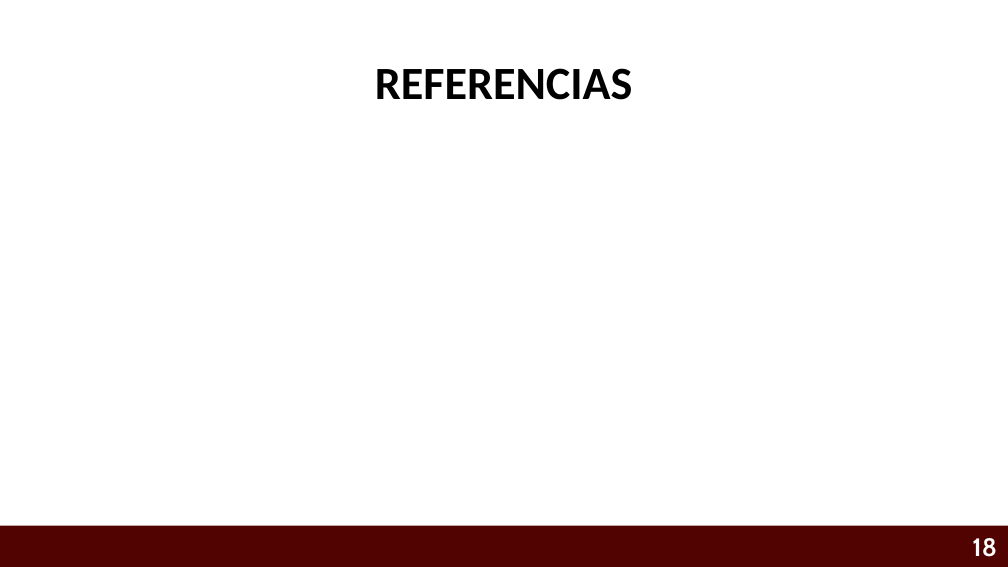
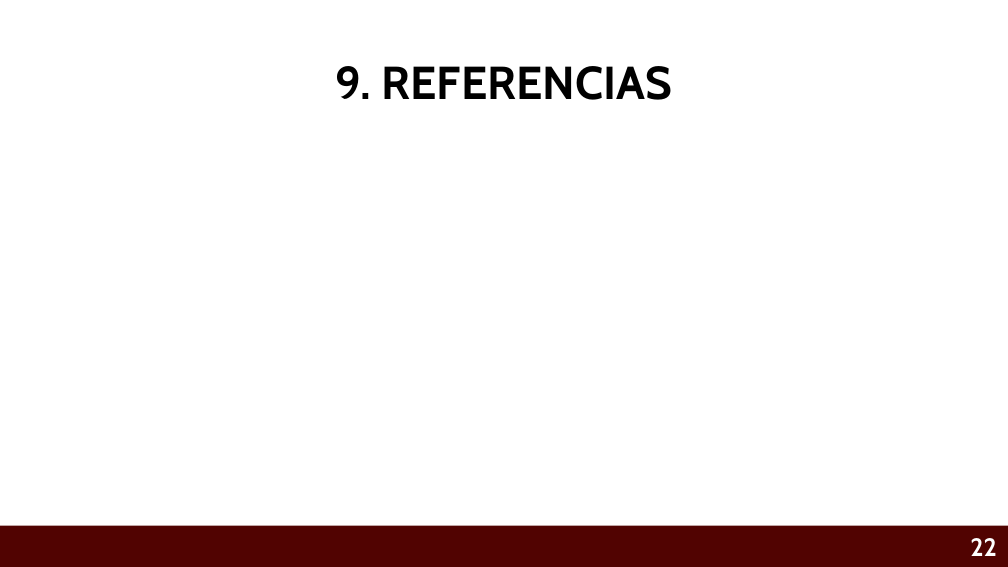
Before and after one commit to Eliud7720/Alzheimer---Anteproyecto, a slide deck: slide 22 of CRIBADO VIRTUAL INTELIGENTE PARA IDENTIFICAR INHIBIDORES MULTI-BLANCO ENFOCADOS AL TRATAMIENTO DE LA .pptx (slide 18 before the commit). Drawn at 1008x567 pixels with LibreOffice and Linux fonts; fonts in the diff are those of the drawing; background and template pictures are left out. Boxes give left, top, right and bottom in pixels: in the first picture for what was removed or moved away, otherwise in the second. Text is boxed around its words. In the diff, an @@ line names an element or a change of style, - is before the commit and + after.

```diff
--- a/CRIBADO VIRTUAL INTELIGENTE PARA IDENTIFICAR INHIBIDORES MULTI-BLANCO ENFOCADOS AL TRATAMIENTO DE LA .pptx
+++ b/CRIBADO VIRTUAL INTELIGENTE PARA IDENTIFICAR INHIBIDORES MULTI-BLANCO ENFOCADOS AL TRATAMIENTO DE LA .pptx
@@ title at box(335, 66, 672, 100): text changed; font Calibri to Cabin @@
-REFERENCIAS
+9. REFERENCIAS
@@ page number at box(970, 538, 997, 556): text changed @@
-18
+22
```
Also in this commit, not shown: 12 other slides changed, 8 slides added, 4 slides removed.
